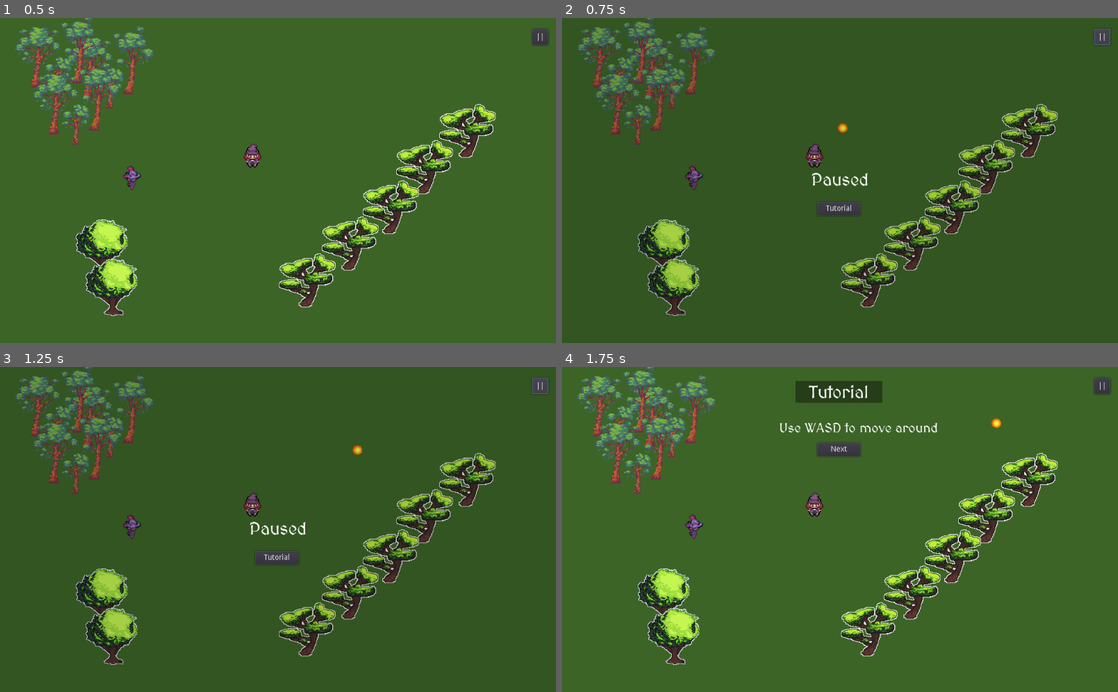
Above: before the commit, frames 1-4 (two rows, left to right).
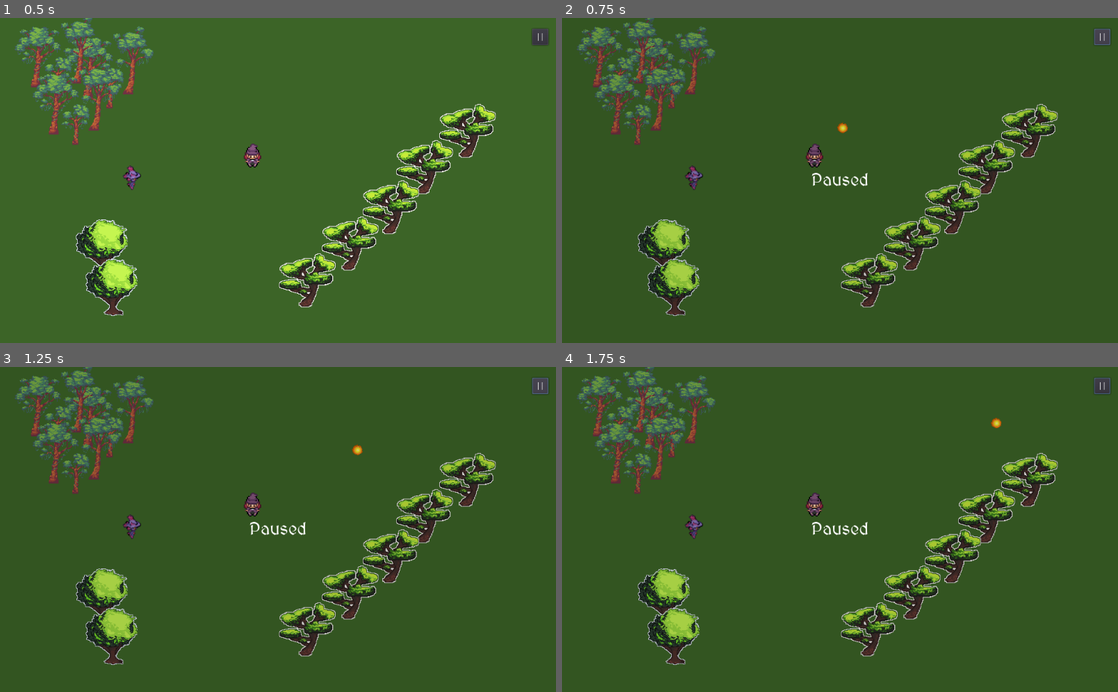
Above: after the commit, the same moments.

Repository: ann-rod/wizard_of_the_land
Game: Godot game, scene res://Main.tscn
The game is run twice, just before and just after one commit, with the same random seed, the same clock (stepped at 60 frames per second) and the same inputs.
Inputs (mouse positions are in pixels of both pictures, inside the frame that each line leads up to):
- Up to frame 1 (0.5 s): no input
- Up to frame 2 (0.75 s): click "||" at 0.5 s
- Up to frame 3 (1.25 s): no input
- Up to frame 4 (1.75 s): click (840, 558) at 1.25 s, where only the run before the commit has a clickable "Tutorial"

Frame 1 is identical in both runs. In frame 2, 0.3% of the frame differs, in the area x 45-54%, y 56-61%; in frame 3, 0.3%; in frame 4, 4.6%, in the area x 3-99%, y 0-92%.

Commit message:
updated HUD

Diff:
--- a/environments/HUD/HUD.gd
+++ b/environments/HUD/HUD.gd
@@ -1,8 +1,7 @@
 extends Control
 
-signal disable_spells
-signal enable_spells
 signal start_tutorial
+signal game_is_paused
 
 var instruction_labels = ['Use WASD to move around', 'LEFT CLICK to shoot', 'Avoid enemies to stay alive']
 var instruction_page = 0
@@ -11,9 +10,6 @@
 # Called when the node enters the scene tree for the first time.
 func _ready():
 	$PauseBG.hide()
-	$TutorialButton.hide()
-	$TutorialLabel.hide()
-	$Instructions.hide()
 
 func _process(delta):
 	if Input.is_action_just_pressed("pause"):
@@ -22,38 +18,13 @@
 func _on_PauseButton_pressed():
 	if is_paused == false:
 		$PauseBG.show()
-		$TutorialButton.show()
 		is_paused = true
 	else:
 		is_paused = false
-		$TutorialButton.hide()
 		$PauseBG.hide()
 
-func _on_TutorialButton_pressed():
-	$PauseBG.hide()
-	$TutorialButton.hide()
-	$TutorialLabel.show()
-
-	$Instructions.show()
-	$Instructions.text = instruction_labels[instruction_page]
-	emit_signal("start_tutorial")
-
-func _on_NextButton_pressed():
-	if instruction_page < 2:
-		if instruction_page == 1:
-			$Instructions/NextButton.text = "Finish"
-		instruction_page += 1
-		$Instructions.text = instruction_labels[instruction_page]
-
-	else:
-		$Instructions.hide()
-		$TutorialLabel.hide()
-		is_paused = false
-		instruction_page = 0
-		$Instructions/NextButton.text = "Next"
-
 func _on_PauseBG_mouse_entered():
-	emit_signal("disable_spells")
+	emit_signal("game_is_paused")
 
 func _on_PauseBG_mouse_exited():
-	emit_signal("enable_spells")
+	emit_signal("game_is_paused")
--- a/environments/HUD/HUD.tscn
+++ b/environments/HUD/HUD.tscn
@@ -1,18 +1,10 @@
-[gd_scene load_steps=6 format=2]
+[gd_scene load_steps=4 format=2]
 
 [ext_resource path="res://fonts/MedievalSharp/MedievalSharp-Regular.ttf" type="DynamicFontData" id=1]
 [ext_resource path="res://environments/HUD/HUD.gd" type="Script" id=2]
 
 [sub_resource type="DynamicFont" id=2]
 size = 32
-font_data = ExtResource( 1 )
-
-[sub_resource type="DynamicFont" id=1]
-size = 32
-font_data = ExtResource( 1 )
-
-[sub_resource type="DynamicFont" id=3]
-size = 24
 font_data = ExtResource( 1 )
 
 [node name="HUD" type="Control"]
@@ -37,42 +29,6 @@
 custom_fonts/font = SubResource( 2 )
 text = "Paused"
 
-[node name="TutorialLabel" type="ColorRect" parent="."]
-self_modulate = Color( 1, 1, 1, 0.392157 )
-margin_left = 430.0
-margin_top = 26.0
-margin_right = 590.0
-margin_bottom = 66.0
-color = Color( 0, 0, 0, 1 )
-
-[node name="TutorialText" type="Label" parent="TutorialLabel"]
-anchor_left = 0.5
-anchor_right = 0.5
-margin_left = -55.0
-margin_top = 4.0
-margin_right = 55.0
-margin_bottom = 41.0
-custom_fonts/font = SubResource( 1 )
-text = "Tutorial"
-align = 1
-valign = 1
-
-[node name="Instructions" type="Label" parent="."]
-margin_left = 400.0
-margin_top = 100.0
-margin_right = 440.0
-margin_bottom = 128.0
-custom_fonts/font = SubResource( 3 )
-align = 1
-valign = 1
-
-[node name="NextButton" type="Button" parent="Instructions"]
-margin_left = 70.0
-margin_top = 40.0
-margin_right = 150.0
-margin_bottom = 65.0
-text = "Next"
-
 [node name="PauseButton" type="Button" parent="."]
 margin_left = 980.0
 margin_top = 20.0
@@ -80,15 +36,6 @@
 margin_bottom = 50.0
 text = "||"
 
-[node name="TutorialButton" type="Button" parent="."]
-margin_left = 470.0
-margin_top = 340.0
-margin_right = 550.0
-margin_bottom = 365.0
-text = "Tutorial"
-
 [connection signal="mouse_entered" from="PauseBG" to="." method="_on_PauseBG_mouse_entered"]
 [connection signal="mouse_exited" from="PauseBG" to="." method="_on_PauseBG_mouse_exited"]
-[connection signal="pressed" from="Instructions/NextButton" to="." method="_on_NextButton_pressed"]
 [connection signal="pressed" from="PauseButton" to="." method="_on_PauseButton_pressed"]
-[connection signal="pressed" from="TutorialButton" to="." method="_on_TutorialButton_pressed"]
--- a/environments/tutorial/Tutorial.gd
+++ b/environments/tutorial/Tutorial.gd
@@ -71,7 +71,6 @@
 	$Chest/Area2D/CollisionShape2D.set_deferred("disabled", false)
 
 
-
 func _on_Chest_chest_opened():
 	print('chest collected')
 	chest.hide()
@@ -82,7 +81,7 @@
 
 
 func _on_NextButton_pressed():
-	pass # Replace with function body.
+	pass
 
 func is_mouse_over_hud():
 	var next_button_rect = next_button.get_global_rect()
